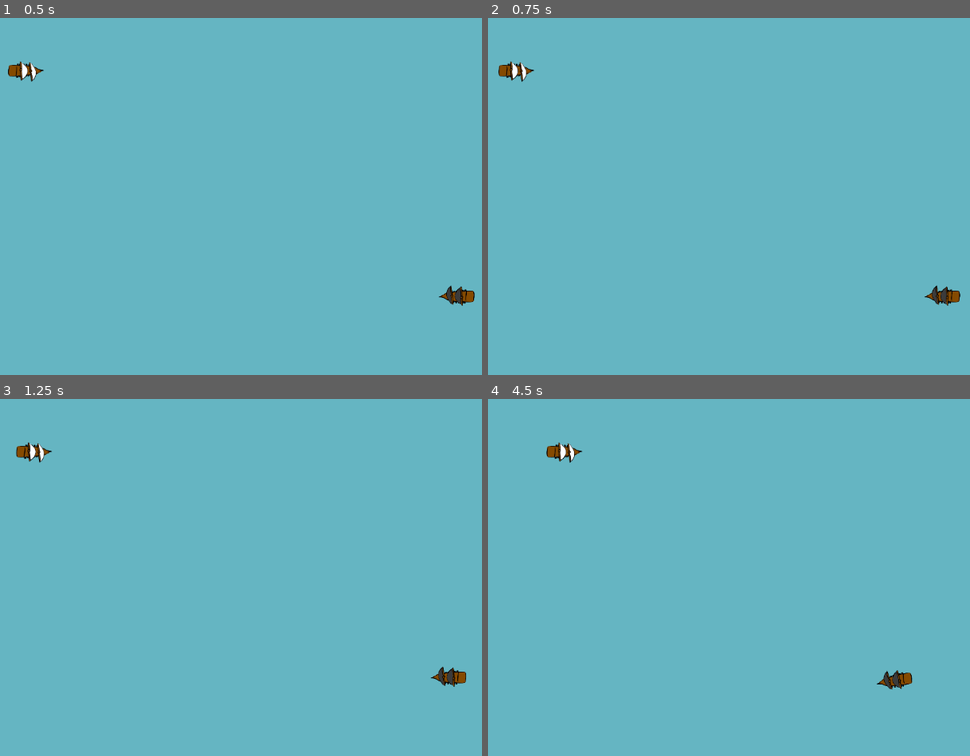
Above: before the commit, frames 1-4 (two rows, left to right).
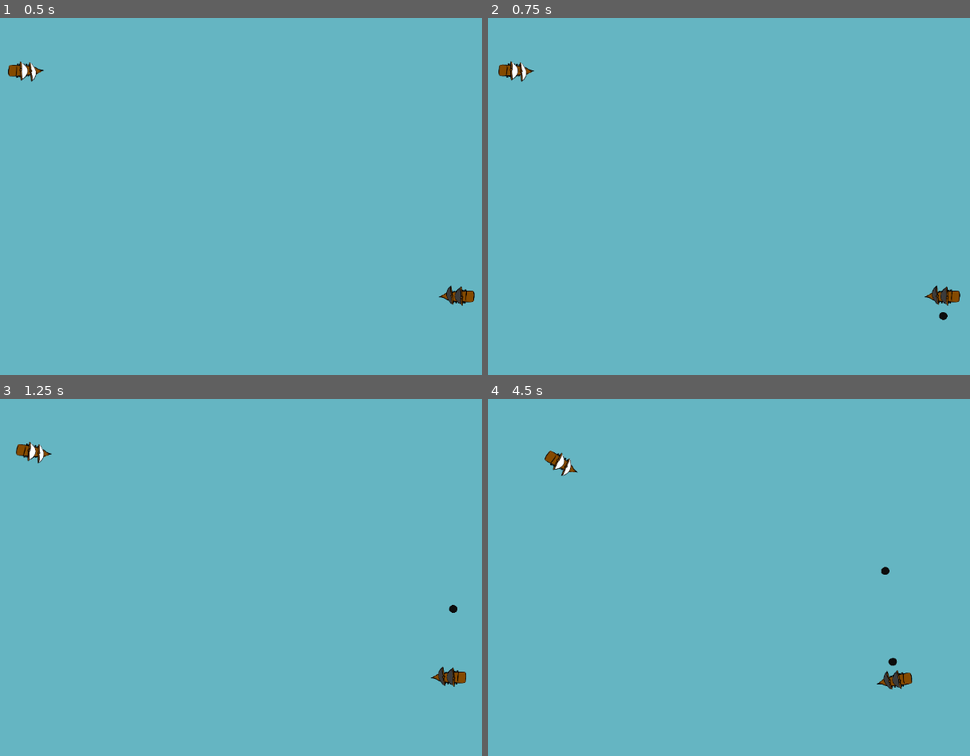
Above: after the commit, the same moments.

Repository: friedev/corsair-warfare
Game: Godot game, scene res://scenes/main.tscn
Same seed, same stepped clock (60 frames per second), same inputs: the game is played once before the commit and once after it.
Inputs:
- Up to frame 1 (0.5 s): no input
- Up to frame 2 (0.75 s): hold L (p1_right, bound only after the commit) from 0.53 s (still down); tap Q (p2_fire_left, bound only after the commit) at 0.6 s
- Up to frame 3 (1.25 s): keep holding L (p1_right, bound only after the commit); tap E (p2_fire_right, bound only after the commit) at 0.8 s
- Up to frame 4 (4.5 s): release L (p1_right, bound only after the commit) at 1.28 s; hold U (p1_fire_left, bound only after the commit) 1.28-2.03 s; tap E (p2_fire_right, bound only after the commit) at 1.35, 2.3, 3.8, 4.35 s; tap Q (p2_fire_left, bound only after the commit) at 1.55, 3.05, 3.6 s; hold A (p2_left) 2.03-2.78 s; hold L (p1_right, bound only after the commit) 2.03-3.53 s; tap D (p2_right) at 2.85 s; hold U (p1_fire_left, bound only after the commit) from 3.53 s (still down)

Frame 1 is identical in both runs. In frame 2, less than 0.1% of the frame differs, in the area x 2-96%, y 12-85%; in frame 3, 0.2%; in frame 4, 0.5%, in the area x 11-85%, y 12-75%.

Commit message:
Cannons
controls mapped to IJKL and UO for p1
and WASD QE for p2

Cannons are working on both ships

there is a comment where it collides with any ship. Also avoids collision with own ship

Diff:
--- a/project.godot
+++ b/project.godot
@@ -19,22 +19,22 @@
 
 p1_left={
 "deadzone": 0.5,
-"events": [Object(InputEventKey,"resource_local_to_scene":fa …(140 unchanged characters)… d":false,"keycode":0,"physical_keycode":4194319,"key_label":0,"unicode":0,"echo":false,"script":null)
+"events": [Object(InputEventKey,"resource_local_to_scene":fa …(140 unchanged characters)… d":false,"keycode":0,"physical_keycode":74,"key_label":0,"unicode":106,"echo":false,"script":null)
 ]
 }
 p1_right={
 "deadzone": 0.5,
-"events": [Object(InputEventKey,"resource_local_to_scene":fa …(140 unchanged characters)… d":false,"keycode":0,"physical_keycode":4194321,"key_label":0,"unicode":0,"echo":false,"script":null)
+"events": [Object(InputEventKey,"resource_local_to_scene":fa …(140 unchanged characters)… d":false,"keycode":0,"physical_keycode":76,"key_label":0,"unicode":108,"echo":false,"script":null)
 ]
 }
 p1_up={
 "deadzone": 0.5,
-"events": [Object(InputEventKey,"resource_local_to_scene":fa …(140 unchanged characters)… d":false,"keycode":0,"physical_keycode":4194320,"key_label":0,"unicode":0,"echo":false,"script":null)
+"events": [Object(InputEventKey,"resource_local_to_scene":fa …(140 unchanged characters)… d":false,"keycode":0,"physical_keycode":73,"key_label":0,"unicode":105,"echo":false,"script":null)
 ]
 }
 p1_down={
 "deadzone": 0.5,
-"events": [Object(InputEventKey,"resource_local_to_scene":fa …(140 unchanged characters)… d":false,"keycode":0,"physical_keycode":4194322,"key_label":0,"unicode":0,"echo":false,"script":null)
+"events": [Object(InputEventKey,"resource_local_to_scene":fa …(140 unchanged characters)… d":false,"keycode":0,"physical_keycode":75,"key_label":0,"unicode":107,"echo":false,"script":null)
 ]
 }
 p2_left={
@@ -57,6 +57,26 @@
 "events": [Object(InputEventKey,"resource_local_to_scene":false,"resource_name":"","device":-1,"window_id":0,"alt_pressed":false,"shift_pressed":false,"ctrl_pressed":false,"meta_pressed":false,"pressed":false,"keycode":0,"physical_keycode":83,"key_label":0,"unicode":115,"echo":false,"script":null)
 ]
 }
+p1_fire_right={
+"deadzone": 0.5,
+"events": [Object(InputEventKey,"resource_local_to_scene":false,"resource_name":"","device":-1,"window_id":0,"alt_pressed":false,"shift_pressed":false,"ctrl_pressed":false,"meta_pressed":false,"pressed":false,"keycode":0,"physical_keycode":79,"key_label":0,"unicode":111,"echo":false,"script":null)
+]
+}
+p1_fire_left={
+"deadzone": 0.5,
+"events": [Object(InputEventKey,"resource_local_to_scene":false,"resource_name":"","device":-1,"window_id":0,"alt_pressed":false,"shift_pressed":false,"ctrl_pressed":false,"meta_pressed":false,"pressed":false,"keycode":0,"physical_keycode":85,"key_label":0,"unicode":117,"echo":false,"script":null)
+]
+}
+p2_fire_right={
+"deadzone": 0.5,
+"events": [Object(InputEventKey,"resource_local_to_scene":false,"resource_name":"","device":-1,"window_id":0,"alt_pressed":false,"shift_pressed":false,"ctrl_pressed":false,"meta_pressed":false,"pressed":false,"keycode":0,"physical_keycode":69,"key_label":0,"unicode":101,"echo":false,"script":null)
+]
+}
+p2_fire_left={
+"deadzone": 0.5,
+"events": [Object(InputEventKey,"resource_local_to_scene":false,"resource_name":"","device":-1,"window_id":0,"alt_pressed":false,"shift_pressed":false,"ctrl_pressed":false,"meta_pressed":false,"pressed":false,"keycode":0,"physical_keycode":81,"key_label":0,"unicode":113,"echo":false,"script":null)
+]
+}
 
 [physics]
 
--- /dev/null
+++ b/scenes/Bullets.gd
@@ -0,0 +1,20 @@
+extends CharacterBody2D
+
+var direction := Vector2.RIGHT
+
+var speed := 300.0
+
+func _ready():
+	set_as_top_level(true)
+	direction = direction.normalized()
+	look_at(direction + global_position)
+# Called every frame. 'delta' is the elapsed time since the previous frame.
+func _physics_process(delta):
+	var v = direction * speed * delta
+	var c:= move_and_collide(v)
+	if c and c.get_collider():
+		# Do damage
+		queue_free()
+
+func _on_VisiblityNotifier2D_screen_exited():
+	queue_free()
--- /dev/null
+++ b/scenes/Bullets.tscn
@@ -0,0 +1,22 @@
+[gd_scene load_steps=4 format=3 uid="uid://bfo3oqn0uyd1n"]
+
+[ext_resource type="Texture2D" uid="uid://b7bk6ra4p8yxv" path="res://sprites/cannonBall.png" id="1_2ipuv"]
+[ext_resource type="Script" path="res://scenes/Bullets.gd" id="1_pu0ja"]
+
+[sub_resource type="RectangleShape2D" id="RectangleShape2D_mb8t7"]
+size = Vector2(58.3335, 75)
+
+[node name="Bullets" type="CharacterBody2D"]
+script = ExtResource("1_pu0ja")
+
+[node name="CollisionShape2D" type="CollisionShape2D" parent="."]
+position = Vector2(0, -0.5)
+scale = Vector2(0.239999, 0.2)
+shape = SubResource("RectangleShape2D_mb8t7")
+
+[node name="VisibleOnScreenNotifier2D" type="VisibleOnScreenNotifier2D" parent="."]
+scale = Vector2(0.239999, 0.2)
+
+[node name="Sprite2D" type="Sprite2D" parent="."]
+scale = Vector2(0.0287998, 0.032)
+texture = ExtResource("1_2ipuv")
--- /dev/null
+++ b/scenes/CharacterBody2D.gd
@@ -0,0 +1,19 @@
+extends CharacterBody2D
+
+var direction := Vector2.RIGHT
+
+var speed := 300.0
+
+func _ready():
+	direction = direction.normalized()
+	look_at(direction + global_position)
+# Called every frame. 'delta' is the elapsed time since the previous frame.
+func _physics_process(delta):
+	var v = direction * speed * delta
+	var c:= move_and_collide(v)
+	if c and c.get_collider():
+		# Do damage
+		queue_free()
+
+func _on_VisiblityNotifier2D_screen_exited():
+	queue_free()
--- a/scenes/main.tscn
+++ b/scenes/main.tscn
@@ -5,17 +5,33 @@
 
 [node name="Main" type="Node2D"]
 
-[node name="Ship1" parent="." instance=ExtResource("1_ra0tt")]
+[node name="Ship1" parent="." node_paths=PackedStringArray("_cooldown_timer") instance=ExtResource("1_ra0tt")]
 position = Vector2(184, 95)
 player = 1
+_cooldown_timer = NodePath("Timer")
+metadata/_edit_group_ = true
+
+[node name="RayCast2D" type="RayCast2D" parent="Ship1"]
+
+[node name="Timer" type="Timer" parent="Ship1"]
+wait_time = 0.578
+one_shot = true
 
 [node name="Ship2" parent="." instance=ExtResource("1_ra0tt")]
 position = Vector2(972, 506)
 rotation = 3.14159
+scale = Vector2(0.870492, 0.941369)
 player = 2
+metadata/_edit_group_ = true
 
 [node name="Sprite2D" parent="Ship2" index="1"]
 texture = ExtResource("2_v3nrg")
 
+[node name="Timer" type="Timer" parent="Ship2"]
+wait_time = 0.578
+one_shot = true
+
+[node name="RayCast2D" type="RayCast2D" parent="Ship2"]
+
 [editable path="Ship1"]
 [editable path="Ship2"]
--- a/scripts/ship.gd
+++ b/scripts/ship.gd
@@ -1,5 +1,6 @@
 extends RigidBody2D
 
+const bulletPath = preload('res://scenes/Bullets.tscn')
 
 enum Player {
 	P1 = 1,
@@ -10,20 +11,43 @@
 @export var player: Player
 @export var speed: float
 @export var rotation_speed: float
+@export var _cooldown_timer: Node
+
+var _can_fire := true
 
 
 func _physics_process(delta: float) -> void:
+	var _ray_cast = $RayCast2D
+	var _cooldown_timer = $Timer
+	var sprite
 	if self.player == Player.P1:
 		if Input.is_action_pressed("p1_left"):
 			self.apply_torque(-rotation_speed)
 		if Input.is_action_pressed("p1_right"):
 			self.apply_torque(rotation_speed)
-			print("DOING THE THING")
+		if Input.is_action_just_pressed("p1_fire_right") and _can_fire:
+			shoot(90)
+			_can_fire = true
+			_cooldown_timer.start()
+		if Input.is_action_just_pressed("p1_fire_left") and _can_fire:
+			shoot(270)
+			_can_fire = true
+			_cooldown_timer.start()
+
 	elif self.player == Player.P2:
 		if Input.is_action_pressed("p2_left"):
 			self.apply_torque(-rotation_speed)
 		if Input.is_action_pressed("p2_right"):
 			self.apply_torque(rotation_speed)
+
+		if Input.is_action_just_pressed("p2_fire_right") and _can_fire:
+			shoot(90)
+			_can_fire = true
+			_cooldown_timer.start()
+		if Input.is_action_just_pressed("p2_fire_left") and _can_fire:
+			shoot(270)
+			_can_fire = true
+			_cooldown_timer.start()
 	self.apply_force(Vector2.RIGHT.rotated(self.rotation) * speed)
 
 
@@ -33,3 +57,21 @@
 
 func _process(delta: float) -> void:
 	pass
+
+
+
+
+func shoot(angle):
+	var _ray_cast = $RayCast2D
+	var _cooldown_timer = $Timer
+	var direction = Vector2.RIGHT.rotated(global_rotation + deg_to_rad(angle))
+	var bullet = bulletPath.instantiate()
+
+	bullet.direction = direction
+	bullet.global_position = _ray_cast.global_position
+	bullet.add_collision_exception_with(self)
+	get_parent().add_child(bullet)
+
+
+func _on_Timer_timeout():
+	_can_fire = true
Binary file added: sprites/cannonBall.png
Not shown, added: sprites/cannonBall.png.import
